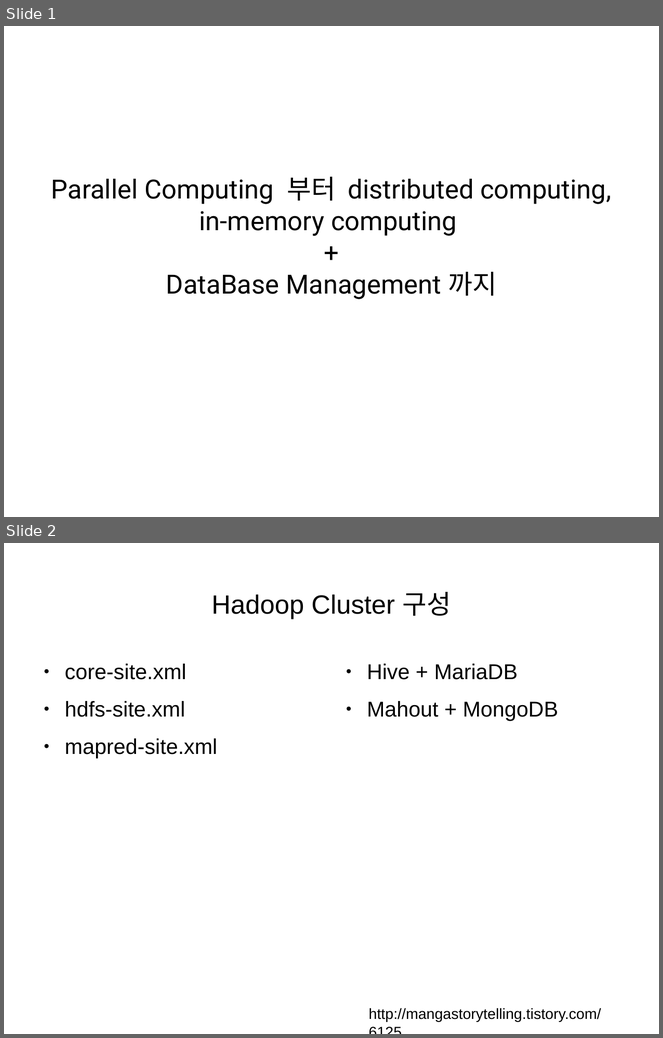
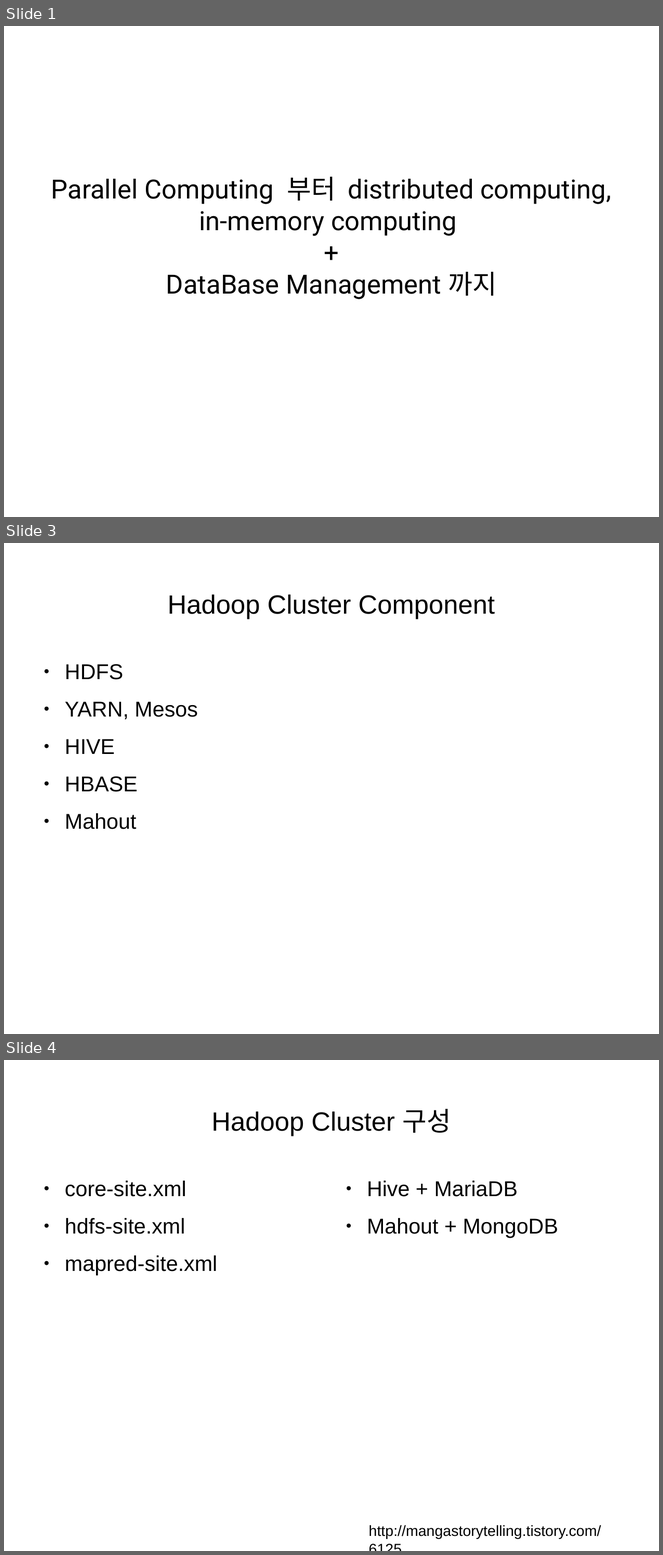
Before and after one commit to TedJeong/vipidly-vociferous, a slide deck: notes/병렬컴퓨팅부터분산컴퓨팅까지.odp. Shown one above the other, each under a label of ours: slides 1 and 2 before the commit, slides 1, 3 and 4 after it; the slides between them are not shown. The pictures are 663x1038 and 663x1555 pixels, drawn with LibreOffice and Linux fonts; fonts in the diff are those of the drawing. Boxes give left, top, right and bottom in pixels: in the first picture for what was removed or moved away, otherwise in the second. Text is boxed around its words. In the diff, an @@ line names an element or a change of style, - is before the commit and + after.

```diff
--- a/notes/병렬컴퓨팅부터분산컴퓨팅까지.odp
+++ b/notes/병렬컴퓨팅부터분산컴퓨팅까지.odp
@@ slide 3 added at (x1=4, y1=543, x2=659, y2=1034), background #FFFFFF @@
@@ title added at (x1=168, y1=594, x2=495, y2=619), 32 pt, text #000000 @@
+Hadoop Cluster Component
@@ text added at (x1=65, y1=664, x2=198, y2=830), 26 pt, text #000000 @@
+● HDFS
+● YARN, Mesos
+● HIVE
+● HBASE
+● Mahout
@@ what was slide 2 is now slide 4 @@
```
Also in this commit, not shown: 3 other slides added, 7 other files.
